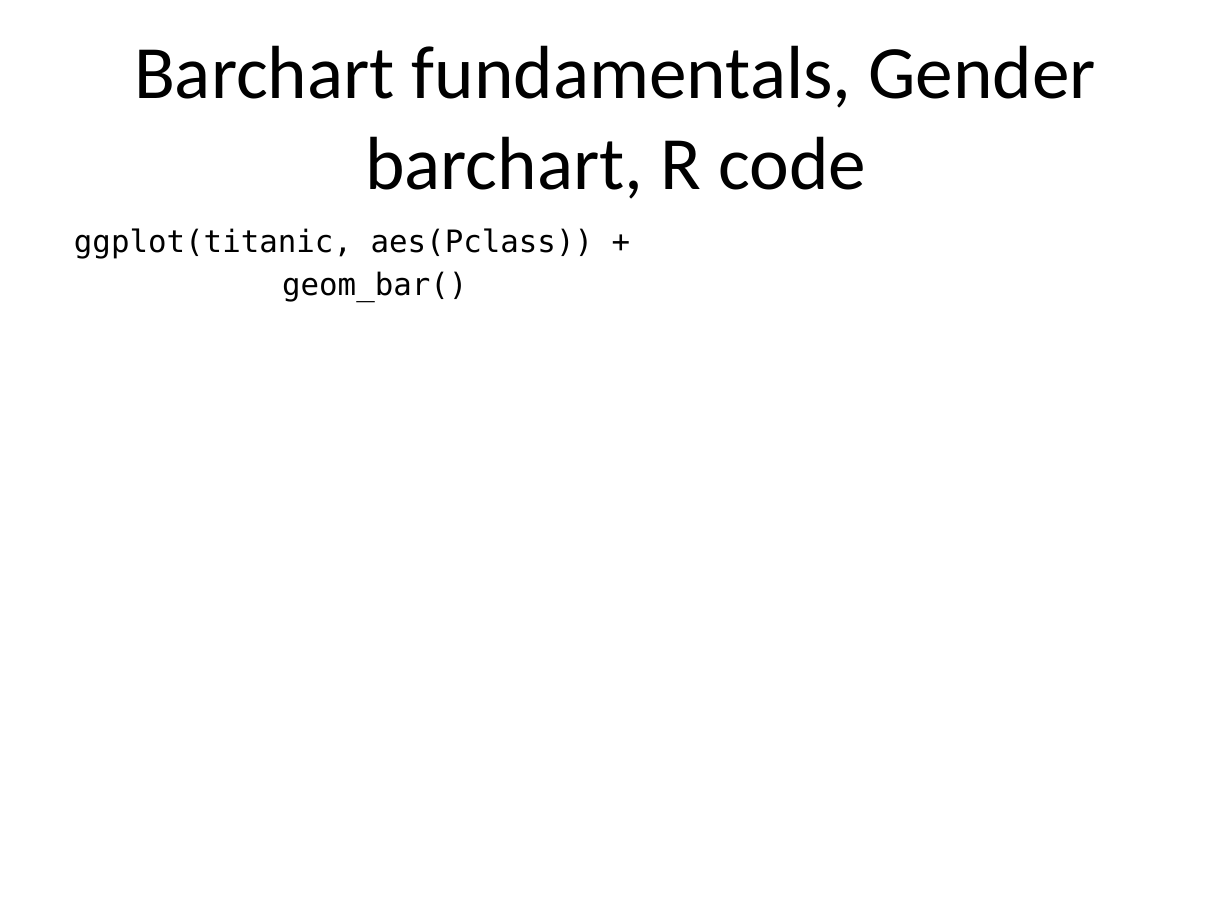
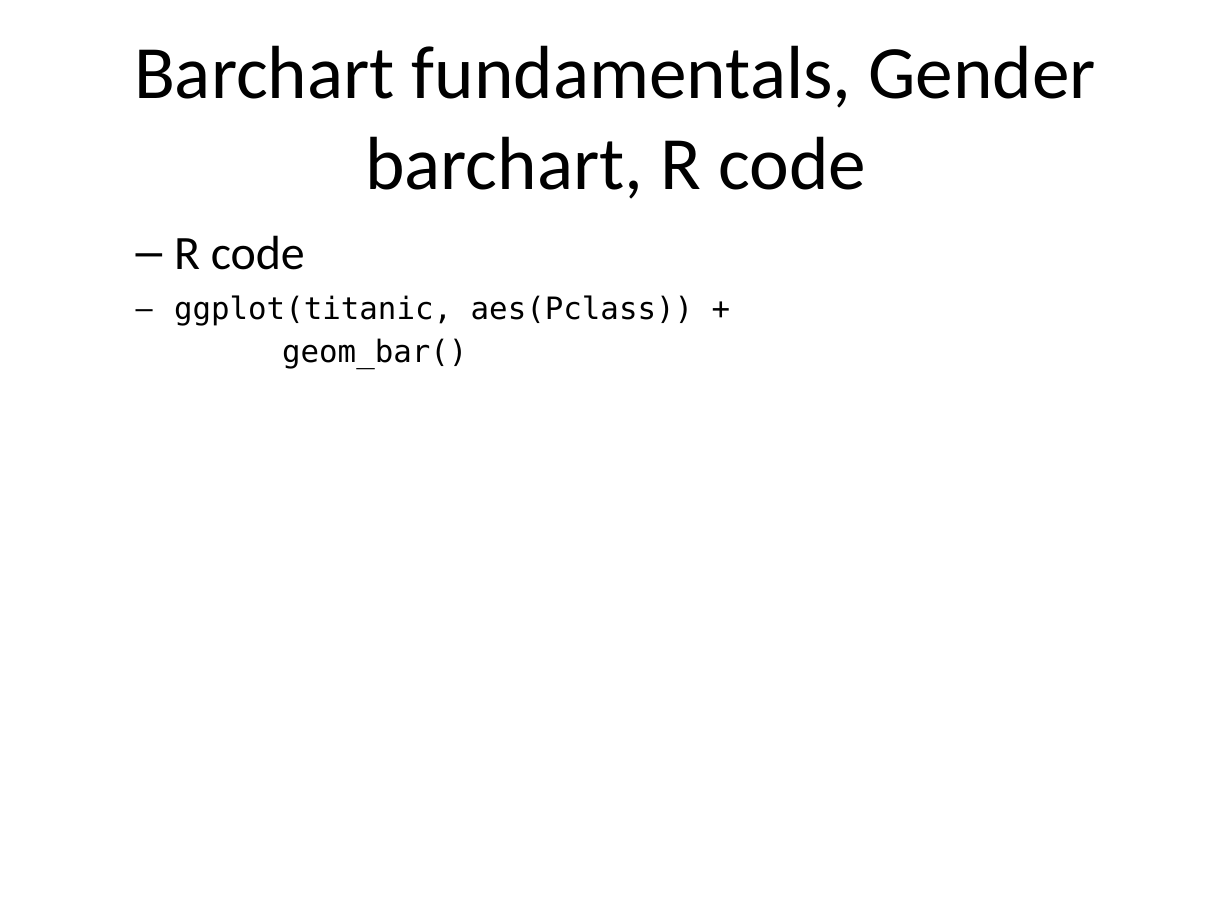
Before and after one commit to pmean/data-visualization, a slide deck: slide 5 of data-viz-02/src/barcharts-fundamentals-draw-gender.pptx. Drawn at 1232x924 pixels with LibreOffice and Linux fonts; fonts in the diff are those of the drawing. Boxes give left, top, right and bottom in pixels: in the first picture for what was removed or moved away, otherwise in the second. Text is boxed around its words. In the diff, an @@ line names an element or a change of style, - is before the commit and + after.

```diff
--- a/data-viz-02/src/barcharts-fundamentals-draw-gender.pptx
+++ b/data-viz-02/src/barcharts-fundamentals-draw-gender.pptx
@@ text at box(174, 235, 305, 270): paragraph added @@
+  – R code
```
Also in this commit, not shown: 2 other slides changed, 15 slides removed, 4 other files.
